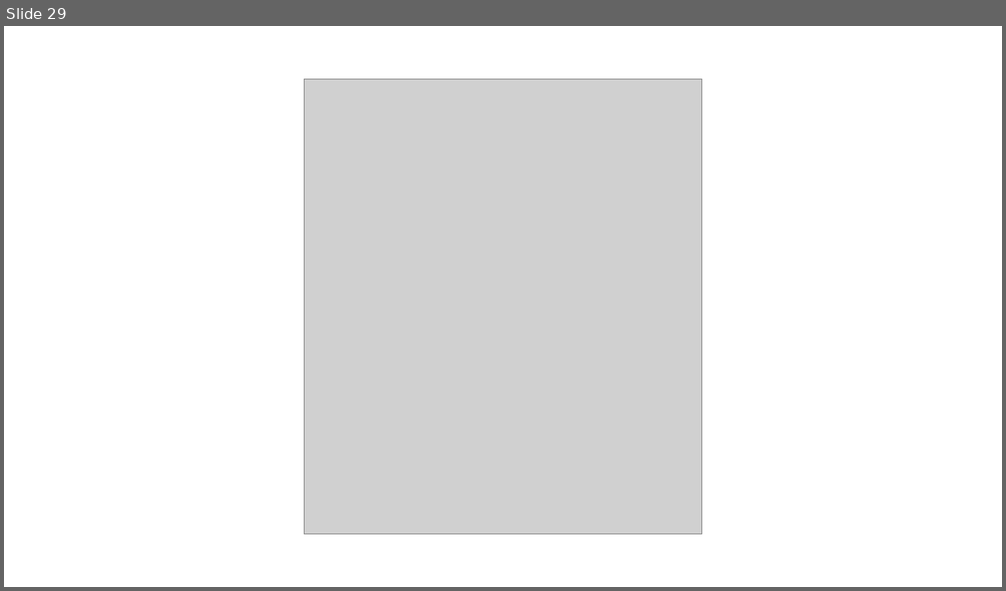
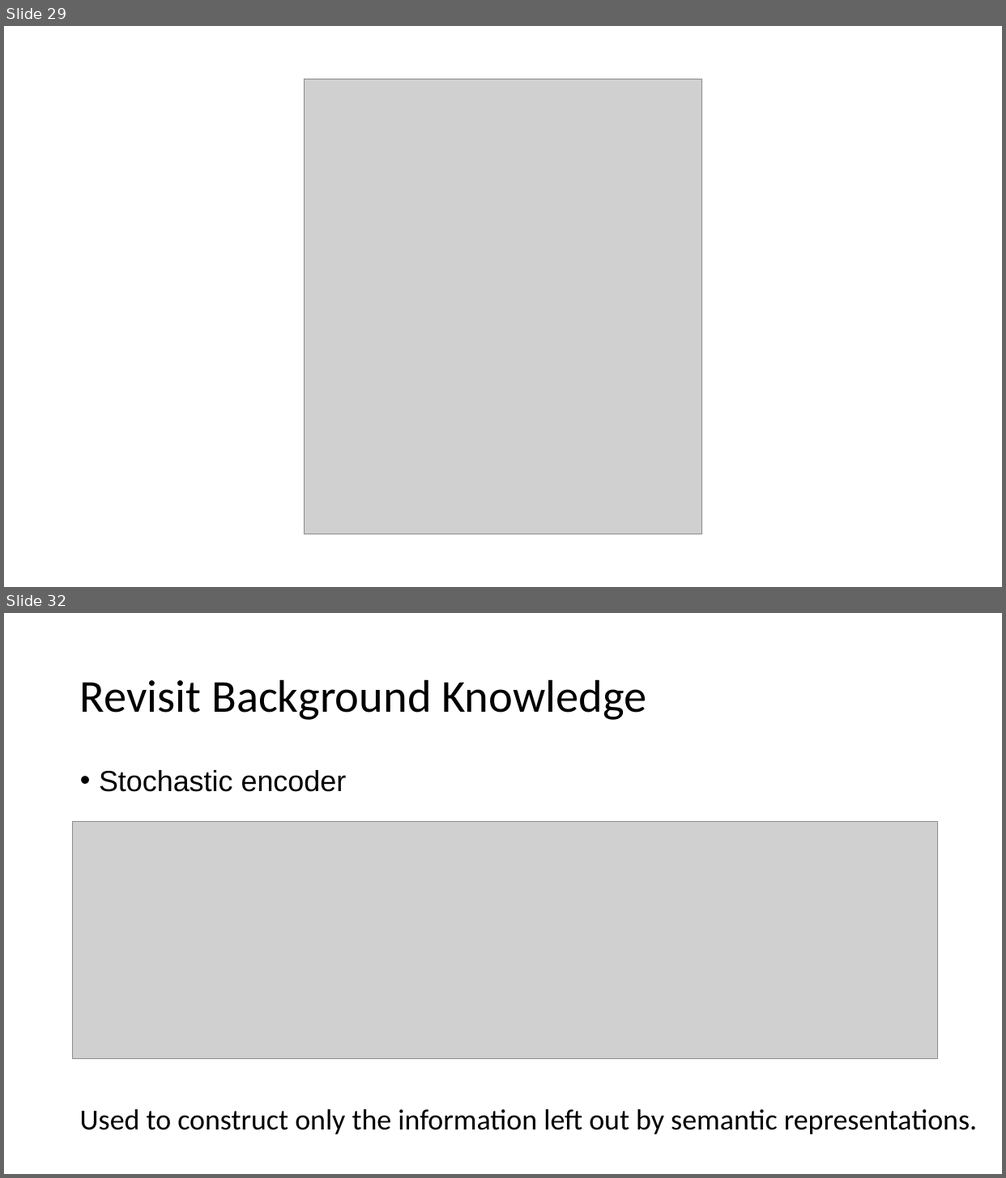
Before and after one commit to Z1hanW/Z1hanW.github.io, a slide deck: img/headers/Presentation_During_Meeting [Auto-saved].pptx. Shown one above the other, each under a label of ours: slide 29 before the commit, slides 29 and 32 after it; the slides between them are not shown. The pictures are 1006x591 and 1006x1178 pixels, drawn with LibreOffice and Linux fonts; fonts in the diff are those of the drawing; grey boxes stand for pictures. Boxes give left, top, right and bottom in pixels: in the first picture for what was removed or moved away, otherwise in the second. Text is boxed around its words. In the diff, an @@ line names an element or a change of style, - is before the commit and + after.

```diff
--- a/img/headers/Presentation_During_Meeting [Auto-saved].pptx
+++ b/img/headers/Presentation_During_Meeting [Auto-saved].pptx
@@ slide 32 added at box(4, 613, 1002, 1174), background #FFFFFF @@
@@ title added at box(80, 679, 646, 720), 44 pt, text #000000 @@
+Revisit Background Knowledge
@@ text added at box(99, 770, 347, 792), 28 pt, text #000000 @@
+• Stochastic encoder
@@ picture added at box(73, 822, 938, 1059) @@
@@ text added at box(80, 1110, 977, 1135), 28 pt, text #000000 @@
+Used to construct only the information left out by semantic representations.
```
Also in this commit, not shown: 8 other slides added, 4 other files.
